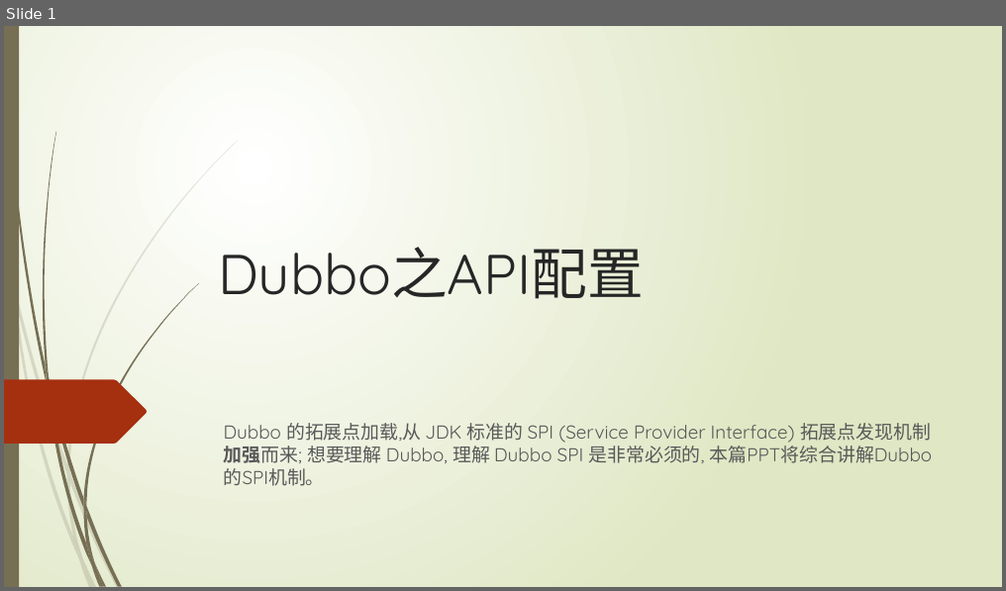
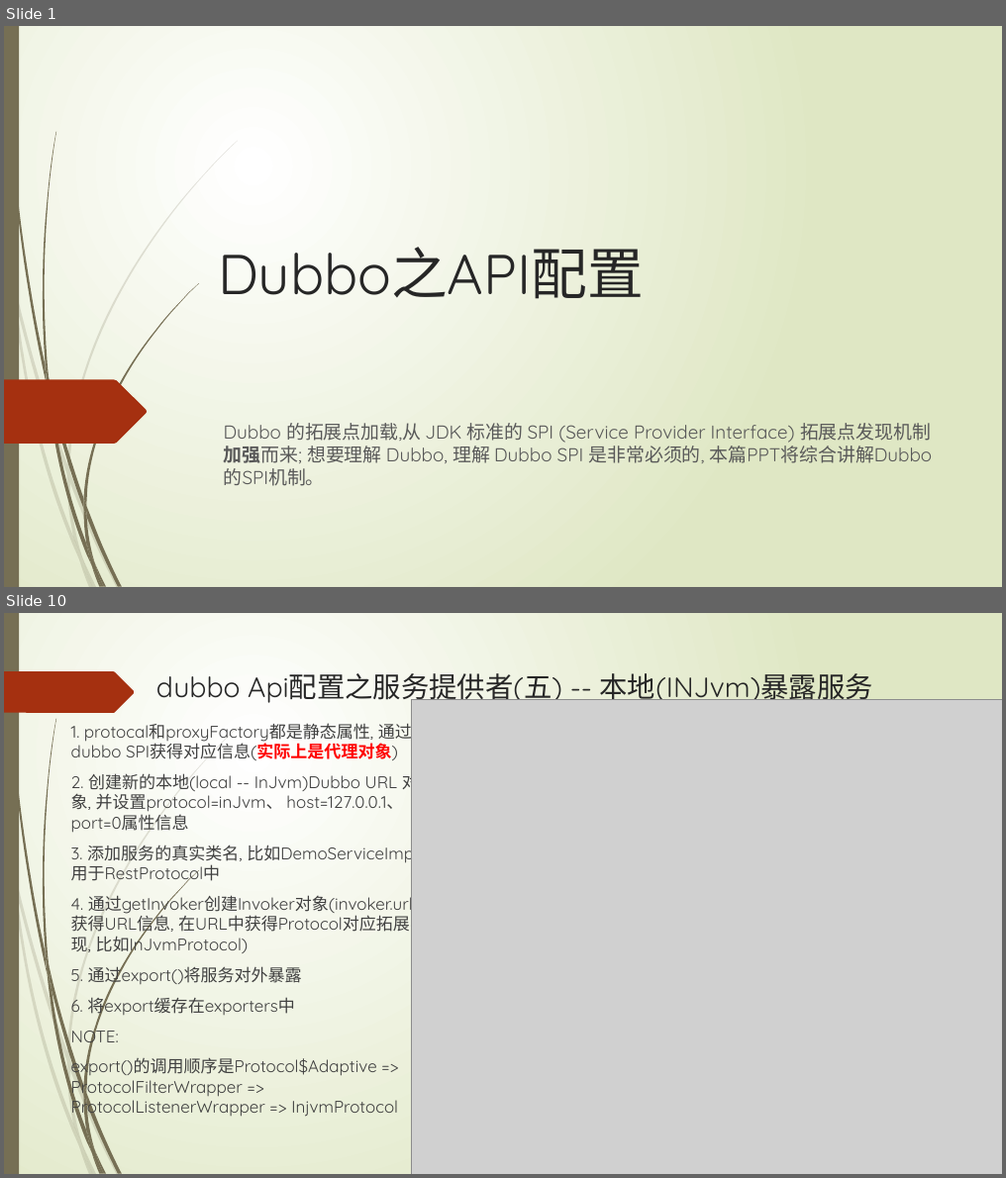
Before and after one commit to ityongman/Source_code_from-entry_to_giveup, a slide deck: dubbo/Dubbo 分析之API配置 v1.0 (二).pptx. Shown one above the other, each under a label of ours: slide 1 before the commit, slides 1 and 10 after it; the slides between them are not shown. The pictures are 1006x591 and 1006x1178 pixels, drawn with LibreOffice and Linux fonts; fonts in the diff are those of the drawing; grey boxes stand for pictures. Boxes give left, top, right and bottom in pixels: in the first picture for what was removed or moved away, otherwise in the second. Text is boxed around its words. In the diff, an @@ line names an element or a change of style, - is before the commit and + after.

Commit message:
增加dubbo服务暴露相关的ppt和对应的图例

```diff
--- a/dubbo/Dubbo 分析之API配置 v1.0 (二).pptx
+++ b/dubbo/Dubbo 分析之API配置 v1.0 (二).pptx
@@ slide 10 added at (x1=4, y1=613, x2=1002, y2=1174), background gradient #FFFFFF to #DFE8C4; not listed: 23 template elements that a slide beside it also shows @@
@@ freeform shape added at (x1=4, y1=671, x2=135, y2=713), fill #A53010 @@
@@ title added at (x1=156, y1=673, x2=873, y2=705), 27 pt, text #262626 @@
+dubbo Api配置之服务提供者(五) -- 本地(INJvm)暴露服务
@@ picture added at (x1=411, y1=700, x2=1002, y2=1174) @@
@@ text added at (x1=71, y1=720, x2=427, y2=1119), 16.2 pt, text #404040 @@
+1. protocal和proxyFactory都是静态属性, 通过dubbo SPI获得对应信息(实际上是代理对象)
+2. 创建新的本地(local -- InJvm)Dubbo URL 对象, 并设置protocol=inJvm、 host=127.0.0.1、port=0属性信息
+3. 添加服务的真实类名, 比如DemoServiceImpl, 用于RestProtocol中
+4. 通过getInvoker创建Invoker对象(invoker.url获得URL信息, 在URL中获得Protocol对应拓展实现, 比如InJvmProtocol)
+5. 通过export()将服务对外暴露
+6. 将export缓存在exporters中
+NOTE:
+export()的调用顺序是Protocol$Adaptive => ProtocolFilterWrapper => ProtocolListenerWrapper => InjvmProtocol
```
Also in this commit, not shown: 12 other slides added, 23 slides removed, 6 other files.
